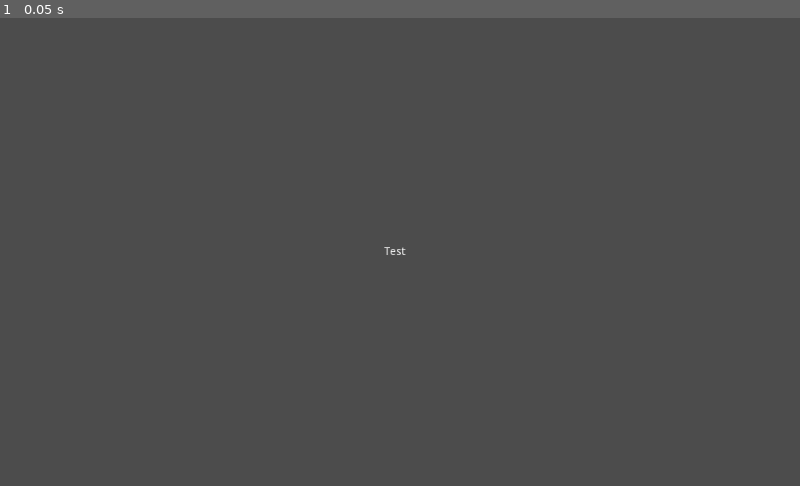
Above: before the commit, frame 1.
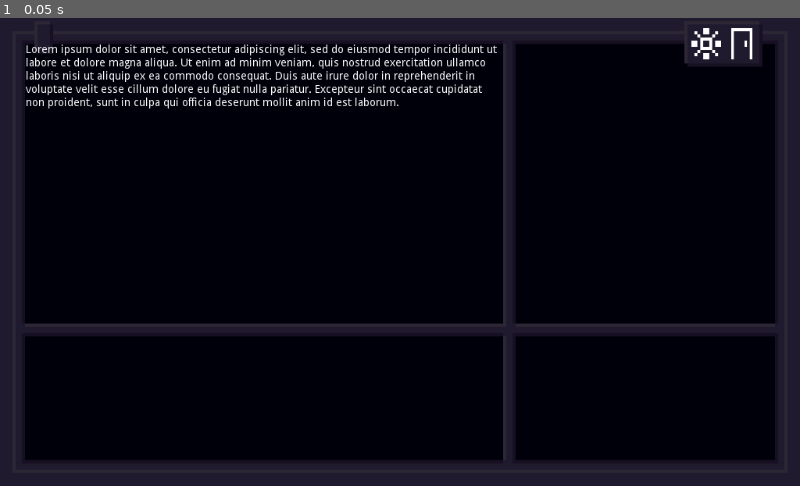
Above: after the commit, the same moment.

Repository: barabulkit/PalladaProject
Game: Godot game, scene res://scenes/MainUI.tscn
Same seed, same stepped clock (60 frames per second), same inputs: the game is played once before the commit and once after it.
Inputs:
- Up to frame 1 (0.05 s): no input

The runs differ from the first frame. In frame 1, 99% of the frame differs, in the area x 0-100%, y 0-100%.

Commit message:
Added simple ui template

Diff:
--- a/project/scenes/MainUI.tscn
+++ b/project/scenes/MainUI.tscn
@@ -1,16 +1,49 @@
-[gd_scene format=2]
+[gd_scene load_steps=4 format=2]
+
+[ext_resource path="res://assets/ui1280x720.png" type="Texture" id=1]
+[ext_resource path="res://assets/settings.png" type="Texture" id=2]
+[ext_resource path="res://assets/exit.png" type="Texture" id=3]
 
 [node name="MainUI" type="Control"]
 anchor_right = 1.0
 anchor_bottom = 1.0
 
-[node name="Label" type="Label" parent="."]
-anchor_left = 0.5
-anchor_top = 0.5
-anchor_right = 0.5
-anchor_bottom = 0.5
-margin_left = -20.0
-margin_top = -7.0
-margin_right = 20.0
-margin_bottom = 7.0
-text = "Test"
+[node name="Borders" type="TextureRect" parent="."]
+anchor_right = 1.0
+anchor_bottom = 1.0
+texture = ExtResource( 1 )
+expand = true
+
+[node name="MainStoryText" type="Label" parent="."]
+anchor_left = 0.0322266
+anchor_top = 0.0566667
+anchor_right = 0.62793
+anchor_bottom = 0.653333
+margin_bottom = 3.05176e-05
+text = "Lorem ipsum dolor sit amet, consectetur adipiscing elit, sed do eiusmod tempor incididunt ut labore et dolore magna aliqua. Ut enim ad minim veniam, quis nostrud exercitation ullamco laboris nisi ut aliquip ex ea commodo consequat. Duis aute irure dolor in reprehenderit in voluptate velit esse cillum dolore eu fugiat nulla pariatur. Excepteur sint occaecat cupidatat non proident, sunt in culpa qui officia deserunt mollit anim id est laborum."
+autowrap = true
+__meta__ = {
+"_edit_use_anchors_": true
+}
+
+[node name="SettingsButton" type="TextureButton" parent="."]
+anchor_left = 0.864258
+anchor_top = 0.0216667
+anchor_right = 0.901367
+anchor_bottom = 0.0883333
+texture_normal = ExtResource( 2 )
+expand = true
+__meta__ = {
+"_edit_use_anchors_": true
+}
+
+[node name="ExitButton" type="TextureButton" parent="."]
+anchor_left = 0.914063
+anchor_top = 0.0216667
+anchor_right = 0.94043
+anchor_bottom = 0.0883333
+texture_normal = ExtResource( 3 )
+expand = true
+__meta__ = {
+"_edit_use_anchors_": true
+}
Binary file added: project/assets/exit.png
Binary file added: project/assets/settings.png
Binary file added: project/assets/ui1280x720.png
Not shown, added: project/assets/ui1280x720.png.import
